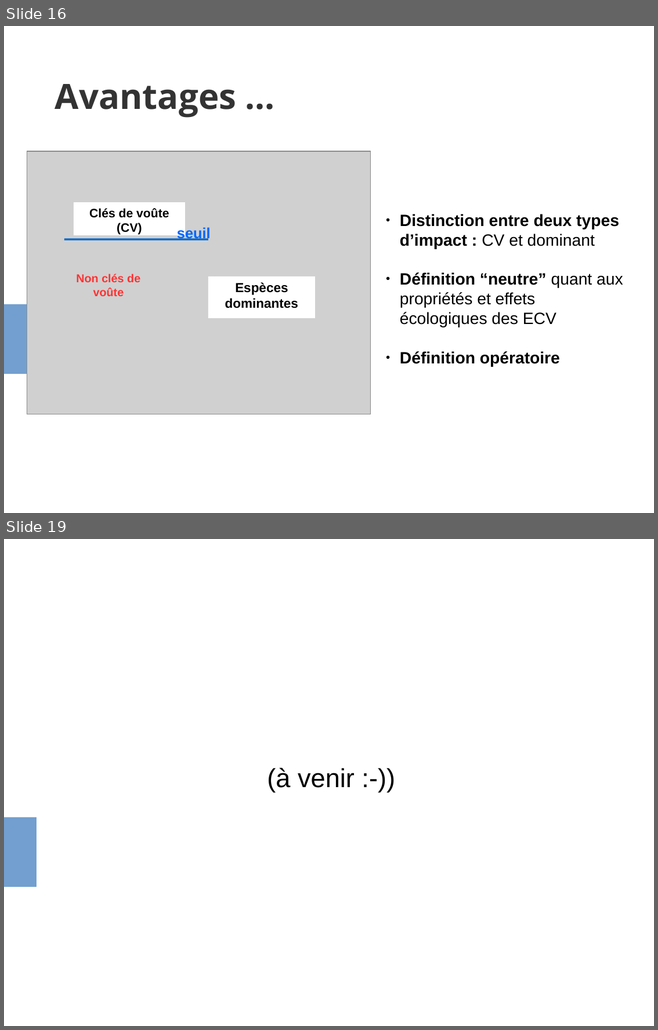
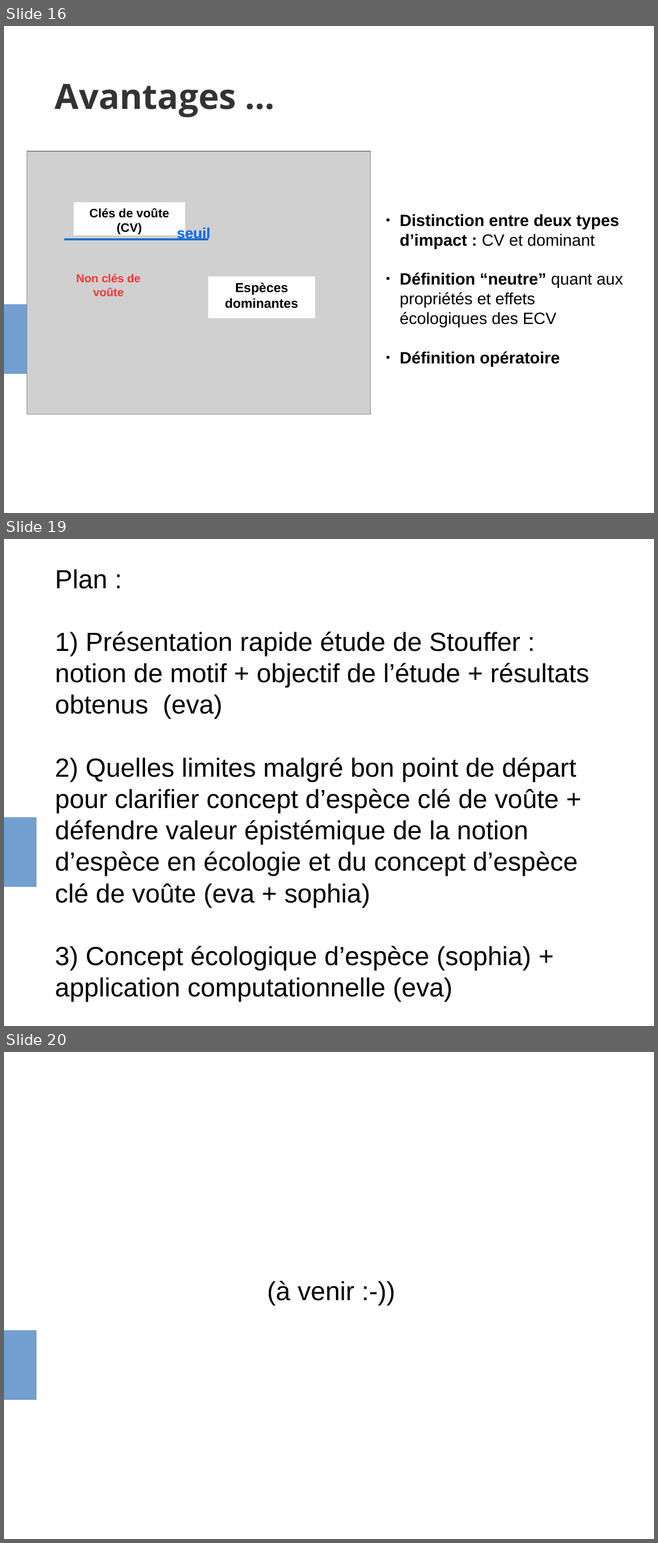
Before and after one commit to evadelmas/keystone_concept, a slide deck: presentation_LEIPS.odp. Shown one above the other, each under a label of ours: slides 16 and 19 before the commit, slides 16, 19 and 20 after it; the slides between them are not shown. The pictures are 658x1030 and 658x1543 pixels, drawn with LibreOffice and Linux fonts; fonts in the diff are those of the drawing; grey boxes stand for pictures. Boxes give left, top, right and bottom in pixels: in the first picture for what was removed or moved away, otherwise in the second. Text is boxed around its words. In the diff, an @@ line names an element or a change of style, - is before the commit and + after.

Commit message:
plan provisoire de la section 4

```diff
--- a/presentation_LEIPS.odp
+++ b/presentation_LEIPS.odp
@@ slide 19 added at [4,539,654,1026], background #FFFFFF; not listed: 1 template element that a slide beside it also shows @@
@@ subtitle added at [55,569,589,1002], 32 pt, text #000000 @@
+Plan :
+1) Présentation rapide étude de Stouffer : notion de motif + objectif de l’étude + résultats obtenus (eva)
+2) Quelles limites malgré bon point de départ pour clarifier concept d’espèce clé de voûte + défendre valeur épistémique de la notion d’espèce en écologie et du concept d’espèce clé de voûte (eva + sophia)
+3) Concept écologique d’espèce (sophia) + application computationnelle (eva)
@@ what was slide 19 is now slide 20 @@
```
Also in this commit, not shown: 2 slides changed, 1 other file.
